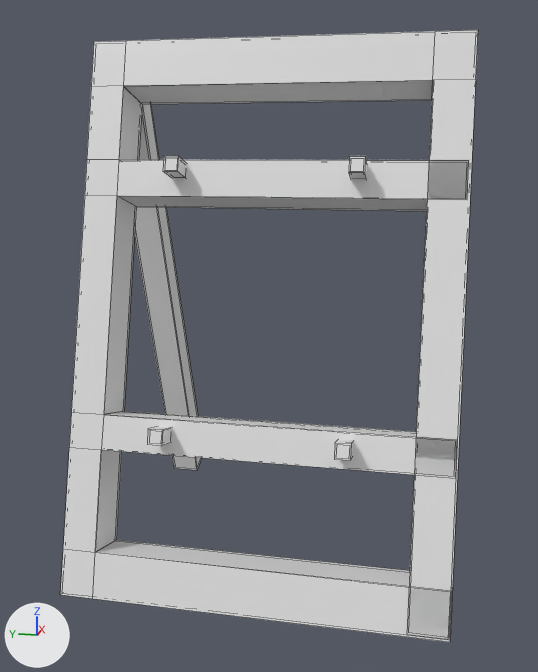
A saved change to the Blender file Assets/Objects/puzzle6-birds/Models/BowHolder.blend.
Before and after are seen from a camera (50 mm lens) standing at (-2.29, -2.24, 2.5) and looking at (0.97, -1.59, 1.69). Every picture has the same lights, and +X, +Y and +Z are marked at lower left. Mesh edges are drawn as thin lines.

Before the edit, the objects in view are built like this:
```python
me_cube = bpy.data.meshes.new('Cube')
me_cube.from_pydata(...)  # 96 vertices, 86 faces; spans x 0.65..2.22, y -2.46..-0.86, z 0.3..2.62
me_cube.materials.append(mat_material)  # white #e7e7e7
# before: 45 (0.99, -1.0, 1.06), 47 (0.76, -1.0, 1.06), 49 (0.99, -1.0, 0.91), 51 (0.76, -1.0, 0.91), 52 (0.76, -2.42, 0.91)
# before: 53 (0.76, -2.42, 1.06), 54 (0.99, -2.42, 1.06), 55 (0.99, -2.42, 0.91)
# before: 56 (2.22, -0.89, 0.73), 57 (2.22, -1.03, 0.73), 58 (2.1, -0.89, 0.65), 59 (2.1, -1.03, 0.65)
ob_cube = bpy.data.objects.new('Cube', me_cube)
ob_cube.location = (-0.576, 0.0, 0.642)
ob_cube.rotation_euler = (0.0, 0.274, 0.0)  # degrees (0, 16, 0)
_m = ob_cube.modifiers.new('Solidify', 'SOLIDIFY')
_m.nonmanifold_thickness_mode = 'FIXED'
_m.nonmanifold_merge_threshold = 0.0003
```
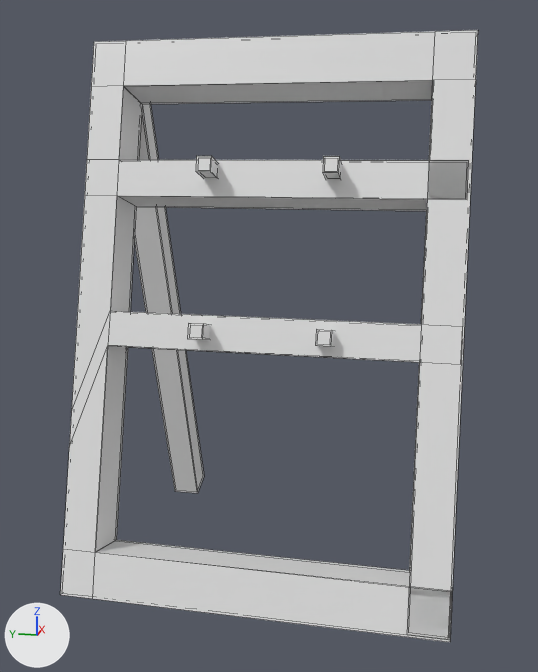
What differs and where, as boxes (x1, y1, x2, y2) in the pictures (538 x 672 px; the box of a moved part takes in the faces that stretch with it):
part 1 of me_cube, moved or reshaped
    before: (163, 156, 187, 178)
    after: (196, 156, 219, 179)
part 2 of me_cube, moved or reshaped
    before: (349, 156, 367, 180)
    after: (323, 156, 342, 179)
part 3 of me_cube, moved or reshaped
    before: (147, 427, 172, 446)
    after: (188, 323, 210, 340)
part 4 of me_cube, moved or reshaped
    before: (334, 440, 354, 460)
    after: (315, 329, 334, 347)
part 5 of me_cube, moved or reshaped
    before: (63, 195, 457, 552)
    after: (63, 195, 421, 552)
part 6 of me_cube, moved or reshaped
    before: (134, 104, 202, 470)
    after: (134, 104, 204, 493)

Diff of the bpy script that builds the scene:
```diff
--- a/Assets/Objects/puzzle6-birds/Models/BowHolder.blend.py
+++ b/Assets/Objects/puzzle6-birds/Models/BowHolder.blend.py
@@ me_cube @@
 me_cube.from_pydata(...)  # 96 vertices, 86 faces; spans x 0.65..2.22, y -2.46..-0.86, z 0.3..2.62
 # used by ob_cube; location = (-0.576, 0.0, 0.642); rotation_euler = (0.0, 0.274, 0.0), in degrees (0, 16, 0)
+# me_cube part 1: the loose piece of 8 vertices spanning x 0.65..0.77, y -1.29..-1.24, z 2.05..2.1 is moved by (0.0, -0.14, 0.0)
+# me_cube part 2: the loose piece of 8 vertices spanning x 0.65..0.77, y -2.03..-1.98, z 2.05..2.1 is moved by (0.0, 0.1, 0.0)
+# me_cube part 3: the loose piece of 8 vertices spanning x 0.65..0.77, y -1.29..-1.24, z 0.97..1.02 is moved by (0.02, -0.14, 0.42)
+# me_cube part 4: the loose piece of 8 vertices spanning x 0.65..0.77, y -2.03..-1.98, z 0.97..1.02 is moved by (0.05, 0.1, 0.42)
+# me_cube part 5
+for i in [45, 47, 49, *range(51, 56)]: me_cube.vertices[i].co += Vector((0.0, 0.0, 0.43))
+# me_cube part 6
+for i in [*range(56, 60)]: me_cube.vertices[i].co += Vector((0.04, 0.0, -0.14))
 me_cube.materials.append(mat_material)
```
